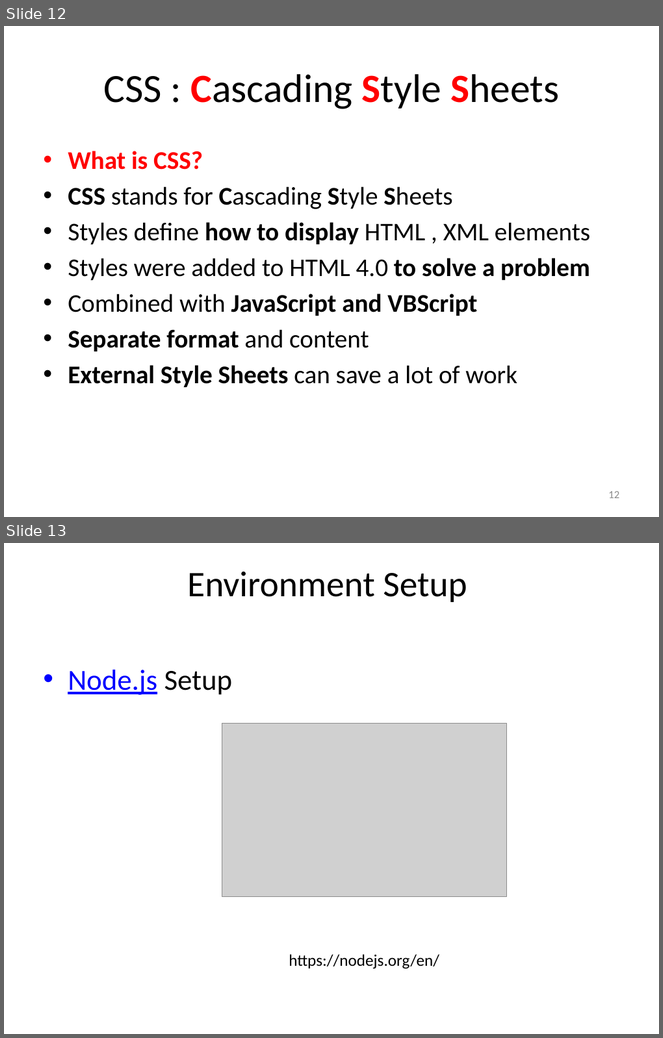
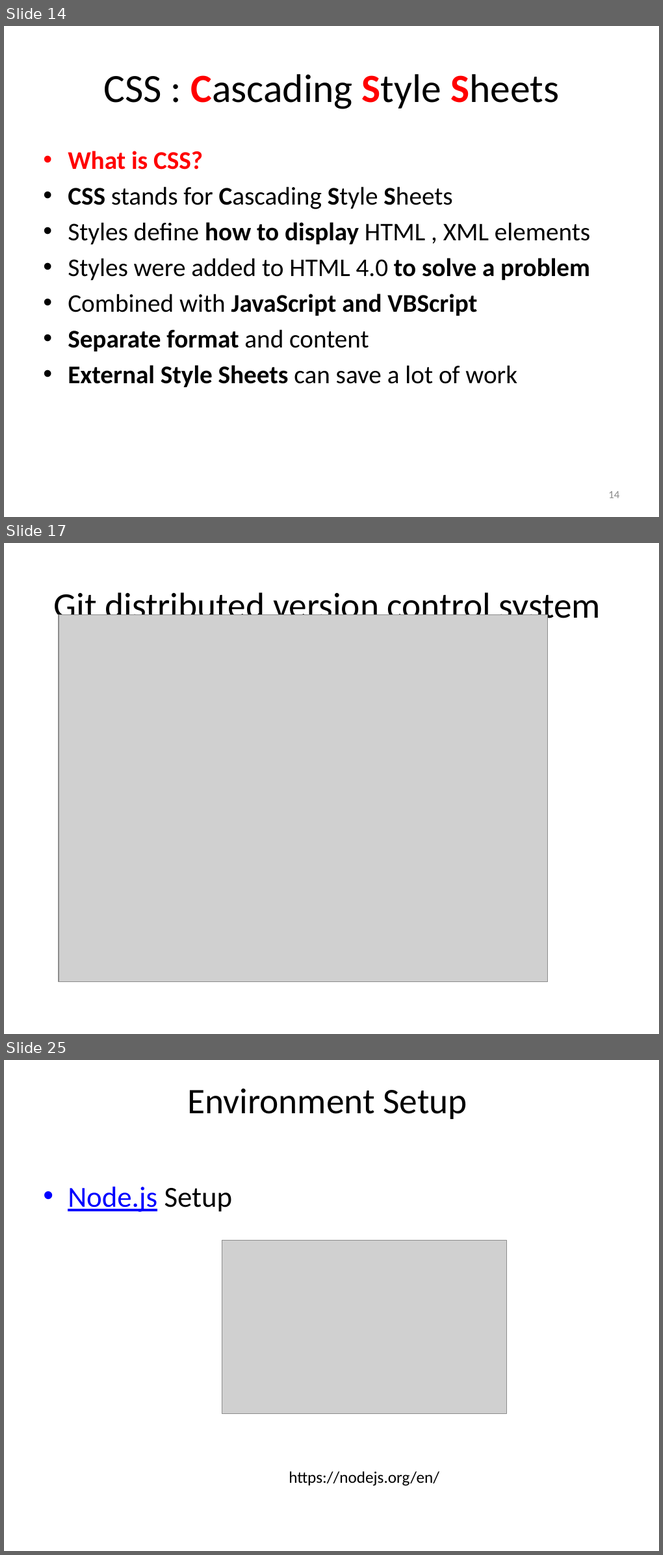
Before and after one commit to TarekSherif/Vue-CLI-Course, a slide deck: 1-PPT/L1 Architecture.pptx. Shown one above the other, each under a label of ours: slides 12 and 13 before the commit, slides 14, 17 and 25 after it; the slides between them are not shown. The pictures are 663x1038 and 663x1555 pixels, drawn with LibreOffice and Linux fonts; fonts in the diff are those of the drawing; grey boxes stand for pictures. Boxes give left, top, right and bottom in pixels: in the first picture for what was removed or moved away, otherwise in the second. Text is boxed around its words. In the diff, an @@ line names an element or a change of style, - is before the commit and + after.

```diff
--- a/1-PPT/L1 Architecture.pptx
+++ b/1-PPT/L1 Architecture.pptx
@@ slide 17 added at (4, 543, 659, 1034), background #FFFFFF @@
@@ title added at (54, 592, 601, 627), 39.6 pt, text #000000 @@
+Git distributed version control system
@@ picture added at (59, 615, 548, 982) @@
@@ what was slide 12 is now slide 14 @@
@@ page number at (608, 491, 620, 499): text changed @@
-12
+14
@@ what was slide 13 is now slide 25 @@
```
Also in this commit, not shown: 1 slide changed, 13 other slides added, 1 slide removed, 2 other files.
